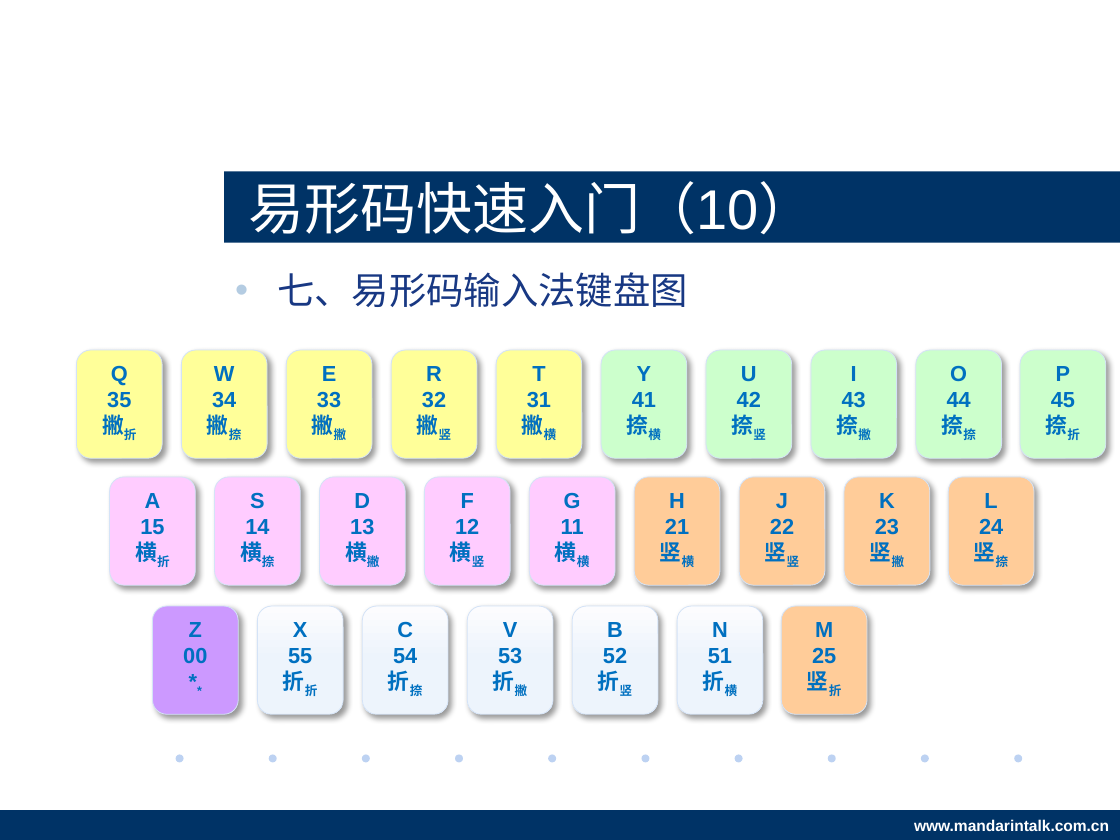
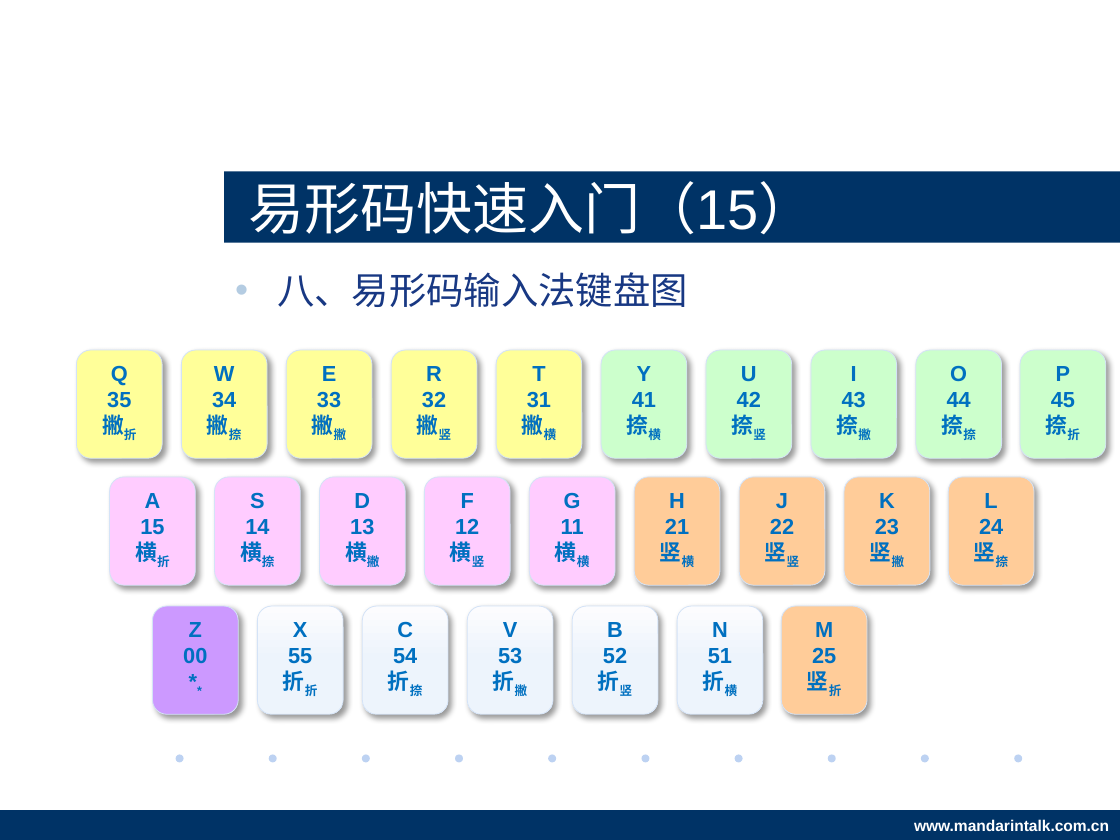
Before and after one commit to BardoQi/eShine, a slide deck: slide 29 of docs/project_summary.pptx (slide 24 before the commit). Drawn at 1120x840 pixels with LibreOffice and Linux fonts; fonts in the diff are those of the drawing; background and template pictures are left out. Boxes give left, top, right and bottom in pixels: in the first picture for what was removed or moved away, otherwise in the second. Text is boxed around its words. In the diff, an @@ line names an element or a change of style, - is before the commit and + after.

```diff
--- a/docs/project_summary.pptx
+++ b/docs/project_summary.pptx
@@ title at (248, 181, 814, 244): text changed @@
-易形码快速入门（10）
+易形码快速入门（15）
@@ text at (277, 272, 688, 307): text changed @@
-• 七、易形码输入法键盘图
+• 八、易形码输入法键盘图
```
Also in this commit, not shown: 11 other slides changed, 6 slides added.
